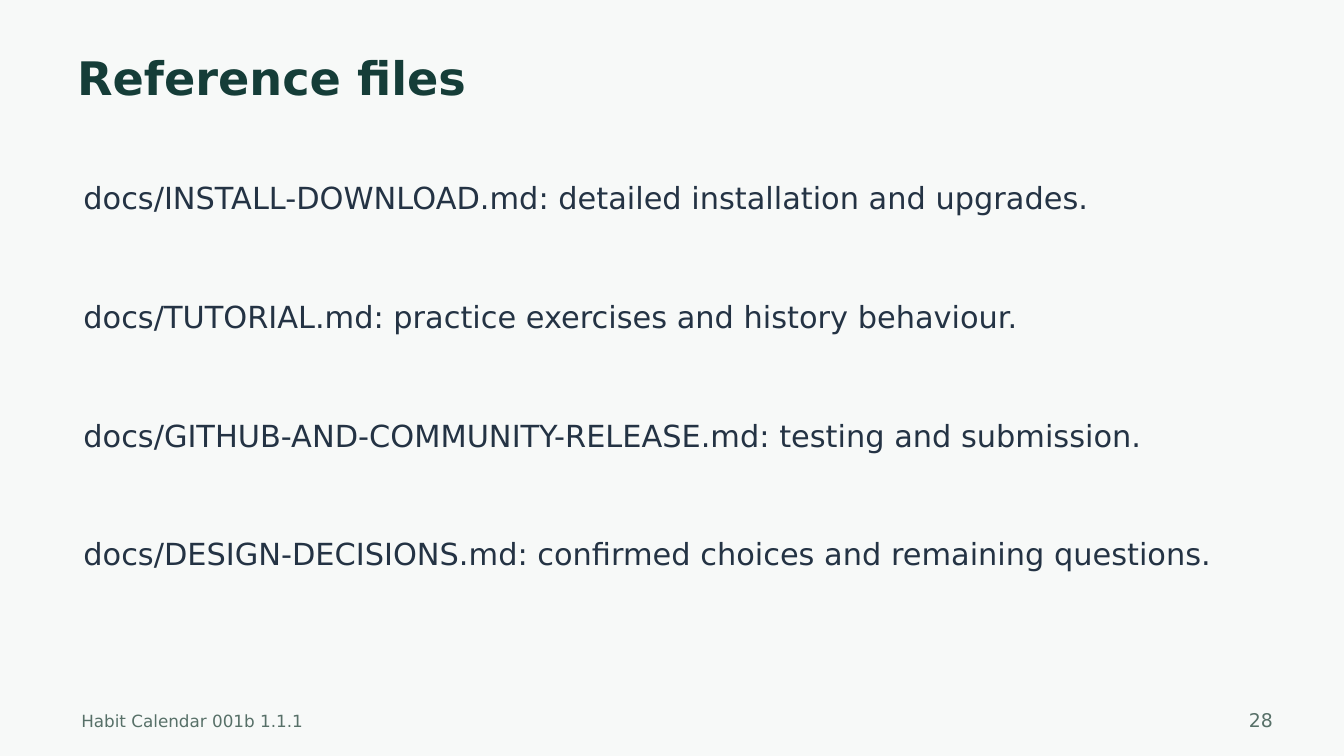
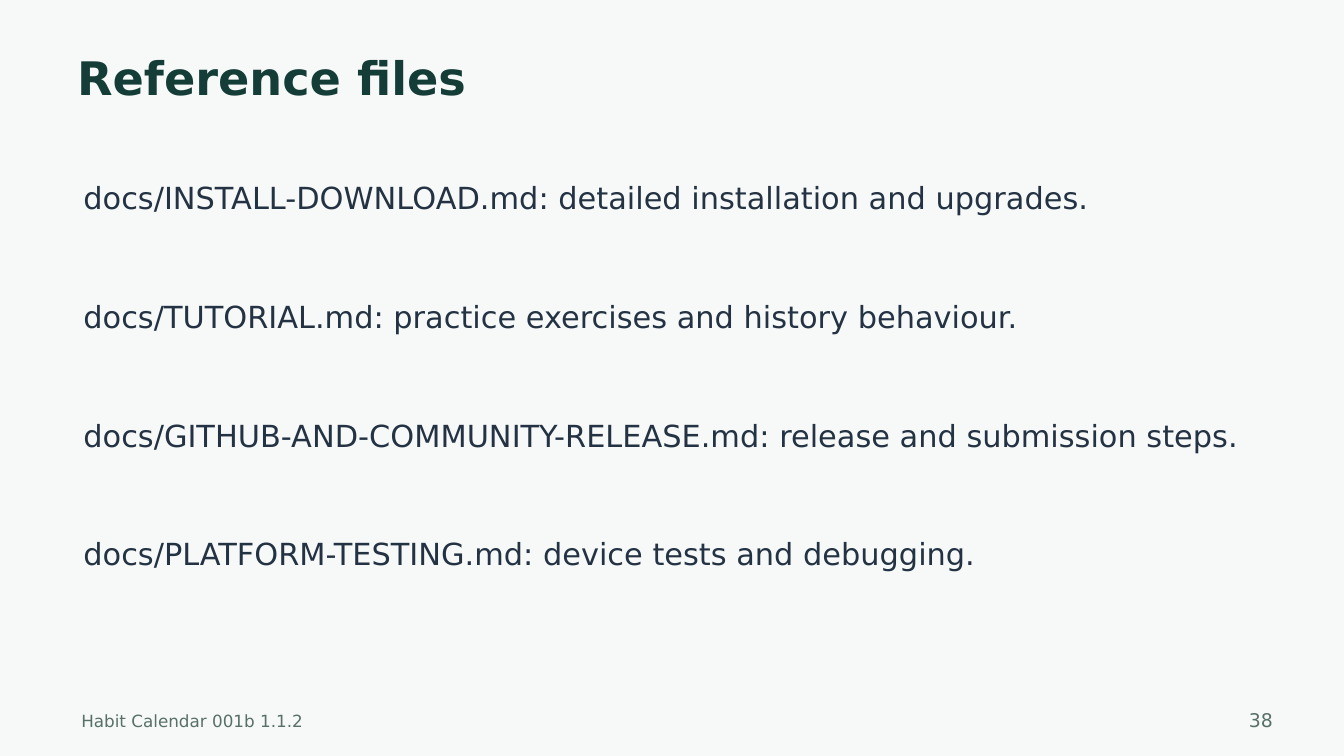
Before and after one commit to harharhari/rsn-habit-tracker-obsidian-plugin, a slide deck: slide 38 of docs/Habit-Calendar-001b-Tutorial.pptx (slide 28 before the commit). Drawn at 1344x756 pixels with LibreOffice and Linux fonts; fonts in the diff are those of the drawing. Boxes give left, top, right and bottom in pixels: in the first picture for what was removed or moved away, otherwise in the second. Text is boxed around its words. In the diff, an @@ line names an element or a change of style, - is before the commit and + after.

```diff
--- a/docs/Habit-Calendar-001b-Tutorial.pptx
+++ b/docs/Habit-Calendar-001b-Tutorial.pptx
@@ text at <box>83,424,1237,453</box>: text changed @@
-docs/GITHUB-AND-COMMUNITY-RELEASE.md: testing and submission.
+docs/GITHUB-AND-COMMUNITY-RELEASE.md: release and submission steps.
@@ text at <box>83,542,975,571</box>: text changed @@
-docs/DESIGN-DECISIONS.md: confirmed choices and remaining questions.
+docs/PLATFORM-TESTING.md: device tests and debugging.
@@ text at <box>81,714,303,727</box>: text changed @@
-Habit Calendar 001b 1.1.1
+Habit Calendar 001b 1.1.2
@@ text at <box>1249,713,1273,727</box>: text changed @@
-28
+38
```
Also in this commit, not shown: 26 other slides changed, 10 slides added, 29 other files.
